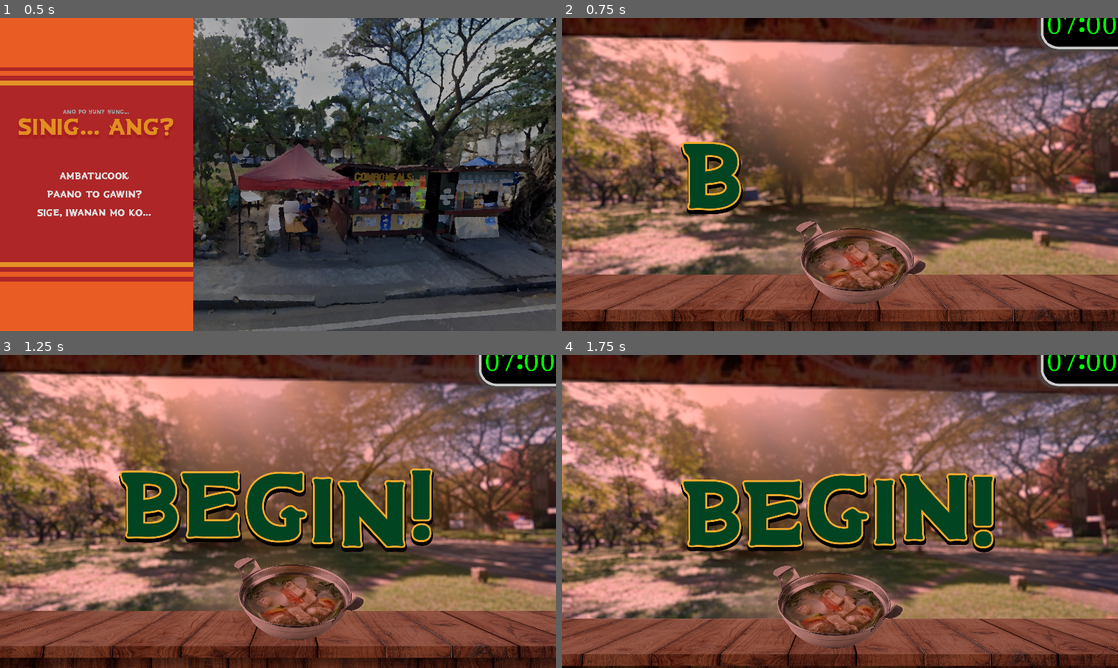
Above: before the commit, frames 1-4 (two rows, left to right).
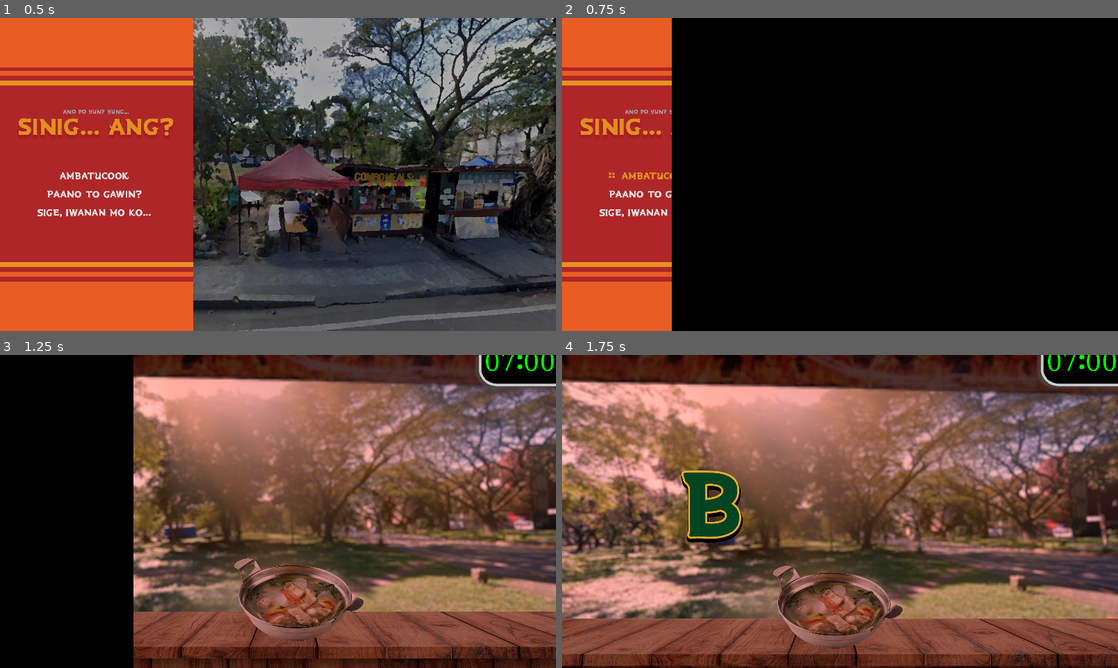
Above: after the commit, the same moments.

Repository: FlamingHerb/develup-chapter-1-quest
Game: Godot game, scene res://scenes/main_menu.tscn
Same seed, same stepped clock (60 frames per second), same inputs: the game is played once before the commit and once after it. The engine's default icon, where the game draws it, is replaced by a stand-in: a white triangle on a blue panel in a dark square. Sound files missing from this copy of the repository are replaced by a short silence.
Inputs (mouse positions are in pixels of both pictures, inside the frame that each line leads up to):
- Up to frame 1 (0.5 s): no input
- Up to frame 2 (0.75 s): click "Ambatucook" at 0.5 s
- Up to frame 3 (1.25 s): no input
- Up to frame 4 (1.75 s): tap Enter at 1.25 s; move the mouse to (962, 495) at 1.27 s; click (962, 495) at 1.42 s; tap Space at 1.52 s

Frame 1 is identical in both runs. In frame 2, 98% of the frame differs, in the area x 0-100%, y 0-100%; in frame 3, 36%; in frame 4, 9.5%.

Commit message:
feat: working transitions Resolves #4

Diff:
--- a/project.godot
+++ b/project.godot
@@ -19,6 +19,7 @@
 [autoload]
 
 AudioManager="*res://scenes/autoload/audio_manager.tscn"
+TransitionLayer="*res://scenes/autoload/transition_layer.tscn"
 
 [display]
 
--- /dev/null
+++ b/scenes/autoload/transition_layer.tscn
@@ -0,0 +1,78 @@
+[gd_scene load_steps=6 format=3 uid="uid://cuu7wckpq6sbs"]
+
+[ext_resource type="Script" path="res://scripts/transition_layer.gd" id="1_yqnpf"]
+
+[sub_resource type="Animation" id="Animation_jlpe6"]
+resource_name = "next_scene"
+length = 0.5
+tracks/0/type = "value"
+tracks/0/imported = false
+tracks/0/enabled = true
+tracks/0/path = NodePath("BlackBar:position")
+tracks/0/interp = 1
+tracks/0/loop_wrap = true
+tracks/0/keys = {
+"times": PackedFloat32Array(0, 0.5),
+"transitions": PackedFloat32Array(0.25, 1),
+"update": 0,
+"values": [Vector2(1152, 0), Vector2(0, 0)]
+}
+
+[sub_resource type="Animation" id="Animation_i4nw1"]
+length = 0.001
+tracks/0/type = "value"
+tracks/0/imported = false
+tracks/0/enabled = true
+tracks/0/path = NodePath("BlackBar:position")
+tracks/0/interp = 1
+tracks/0/loop_wrap = true
+tracks/0/keys = {
+"times": PackedFloat32Array(0),
+"transitions": PackedFloat32Array(1),
+"update": 0,
+"values": [Vector2(1152, 0)]
+}
+
+[sub_resource type="Animation" id="Animation_lhhhq"]
+resource_name = "next_scene_2"
+length = 0.5
+tracks/0/type = "value"
+tracks/0/imported = false
+tracks/0/enabled = true
+tracks/0/path = NodePath("BlackBar:position")
+tracks/0/interp = 1
+tracks/0/loop_wrap = true
+tracks/0/keys = {
+"times": PackedFloat32Array(0, 0.5),
+"transitions": PackedFloat32Array(0.25, 1),
+"update": 0,
+"values": [Vector2(0, 0), Vector2(-1152, 0)]
+}
+
+[sub_resource type="AnimationLibrary" id="AnimationLibrary_xxsx6"]
+_data = {
+"RESET": SubResource("Animation_i4nw1"),
+"next_scene": SubResource("Animation_jlpe6"),
+"next_scene_show": SubResource("Animation_lhhhq")
+}
+
+[node name="TransitionLayer" type="CanvasLayer"]
+layer = 5
+script = ExtResource("1_yqnpf")
+
+[node name="BlackBar" type="ColorRect" parent="."]
+anchors_preset = 15
+anchor_right = 1.0
+anchor_bottom = 1.0
+offset_left = 1152.0
+offset_right = 1152.0
+grow_horizontal = 2
+grow_vertical = 2
+color = Color(0, 0, 0, 1)
+
+[node name="AnimationPlayer" type="AnimationPlayer" parent="."]
+libraries = {
+"": SubResource("AnimationLibrary_xxsx6")
+}
+
+[connection signal="animation_finished" from="AnimationPlayer" to="." method="_on_animation_player_animation_finished"]
--- a/scenes/game_main.tscn
+++ b/scenes/game_main.tscn
@@ -96,12 +96,12 @@
 "times": PackedFloat32Array(0),
 "transitions": PackedFloat32Array(1),
 "update": 0,
-"values": [1.0]
+"values": [0.0]
 }
 
 [sub_resource type="Animation" id="Animation_2xmc5"]
 resource_name = "begin_animation"
-length = 7.5
+length = 5.0
 tracks/0/type = "value"
 tracks/0/imported = false
 tracks/0/enabled = true
@@ -109,7 +109,7 @@
 tracks/0/interp = 1
 tracks/0/loop_wrap = true
 tracks/0/keys = {
-"times": PackedFloat32Array(0, 0.5, 7, 7.5),
+"times": PackedFloat32Array(0, 0.5, 4.5, 5),
 "transitions": PackedFloat32Array(1, 1, 1, 1),
 "update": 0,
 "values": [0.0, 1.0, 1.0, 0.0]
@@ -338,11 +338,13 @@
 text = "[wave amp=100.0 freq=5.0 connected=1] BEGIN!
 [/wave]"
 scroll_active = false
+visible_characters = 0
+visible_ratio = 0.0
 
 [node name="Timer" type="Timer" parent="."]
 
 [node name="StartOfGameTimer" type="Timer" parent="."]
-wait_time = 9.0
+wait_time = 5.0
 one_shot = true
 
 [node name="AnimationPlayer" type="AnimationPlayer" parent="."]
--- a/scripts/audio_manager.gd
+++ b/scripts/audio_manager.gd
@@ -37,7 +37,7 @@
 	background_music.play()
 
 ## Stops BGM, as expected.
-func bgm_stop(fade: int = 0):
+func bgm_stop(fade: float = 0):
 	var tween = get_tree().create_tween()
 	tween.tween_property(background_music, "volume_db", -80, fade)
 	await tween.finished
--- a/scripts/game_main.gd
+++ b/scripts/game_main.gd
@@ -43,12 +43,19 @@
 
 # Called when the node enters the scene tree for the first time.
 func _ready() -> void:
+	# We assume that we come from a transition.
+	TransitionLayer.remove_transition()
+
+	screen_tint.change_color(game_time)
+	_change_time_label(game_time)
+
+	await TransitionLayer.transition_finished
+
 	animation_player.play("begin_animation")
 
 	start_of_game_timer.start()
 
-	screen_tint.change_color(game_time)
-	_change_time_label(game_time)
+
 
 # Called every frame. 'delta' is the elapsed time since the previous frame.
 func _process(delta: float) -> void:
@@ -96,11 +103,12 @@
 	# Game can now start, time resumes.
 	time_passes_allowed = true
 
+	# Wait before spawning items.
+	await get_tree().create_timer(2).timeout
+
 	# Play BGM woooh.
 	AudioManager.bgm_play("res://audio/csd2_diner_murder_mystery.ogg")
 
-	# Wait before spawning items.
-	await get_tree().create_timer(2).timeout
 	spawn_timer.start()
 
 
--- a/scripts/main_menu.gd
+++ b/scripts/main_menu.gd
@@ -14,8 +14,15 @@
 	pass
 
 func _on_start_game_pressed() -> void:
+	AudioManager.bgm_stop(0.5)
+
+	TransitionLayer.execute_transition()
+
+	await TransitionLayer.transition_finished
+
 	get_tree().change_scene_to_packed(game_scene)
-	AudioManager.bgm_stop()
+
+
 
 func _on_how_to_play_pressed() -> void:
 	pass # Replace with function body.
--- /dev/null
+++ b/scripts/transition_layer.gd
@@ -0,0 +1,21 @@
+extends CanvasLayer
+
+signal transition_finished
+@onready var anim_player = $AnimationPlayer
+
+# Called when the node enters the scene tree for the first time.
+func _ready() -> void:
+	pass # Replace with function body.
+
+# Called every frame. 'delta' is the elapsed time since the previous frame.
+func _process(_delta: float) -> void:
+	pass
+
+func execute_transition() -> void:
+	anim_player.play("next_scene")
+
+func remove_transition() -> void:
+	anim_player.play("next_scene_show")
+
+func _on_animation_player_animation_finished(anim_name: StringName) -> void:
+	transition_finished.emit()
